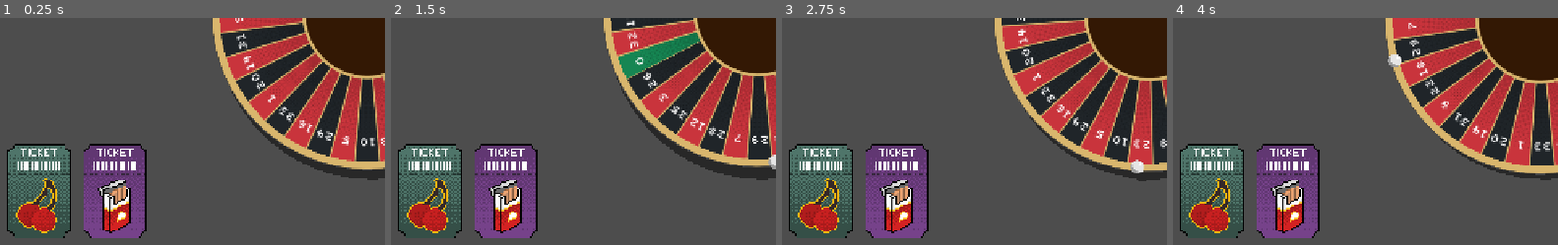
Above: before the commit, frames 1-4 (left to right).
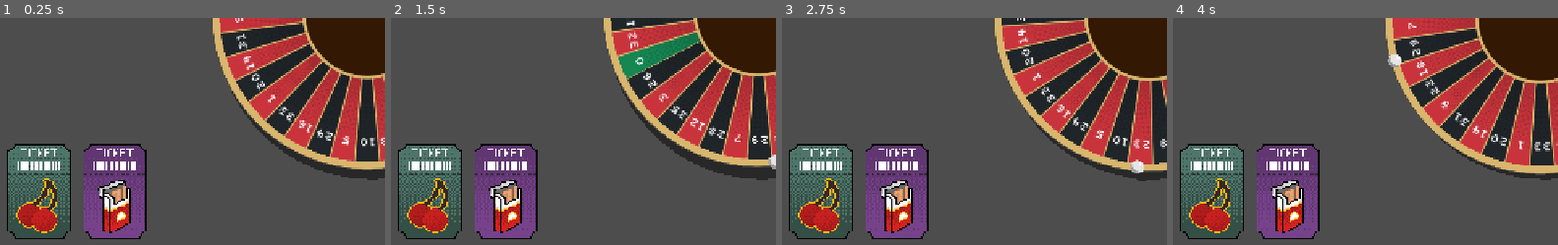
Above: after the commit, the same moments.

Repository: ross-ca/roulette-wheel
Game: Godot game, scene res://scenes/main/main.tscn
Two runs of this game, one before a commit and one after it. Both use one fixed random seed, a clock stepped at 60 frames per second and the inputs below.
Inputs (mouse positions are % of the whole screen's width and height, from its top left):
- Up to frame 1 (0.25 s): no input
- Up to frame 2 (1.5 s): click "Spin" at 0.5 s; click "Spin" at 1.25 s
- Up to frame 3 (2.75 s): click "Spin" at 2 s
- Up to frame 4 (4 s): move the mouse to (71, 45) at 2.77 s; move the mouse to (28, 56) at 3.52 s
The pictures show only the part of the screen within x 1-51%, y 50-100%; the shares and areas given below are measured in that part.

The runs differ from the first frame. In frame 1, 1.5% of the frame differs, in the area x 2-38%, y 56-98%; in frame 2, 1.5%; in frame 3, 1.5%; in frame 4, 1.5%.

Commit message:
feat: add card tilt shader

Diff:
--- /dev/null
+++ b/scenes/card/card.gd
@@ -0,0 +1,50 @@
+extends TextureRect
+## A card that tilts in 3D towards the cursor while hovered, using card_tilt.gdshader.
+## Instance card.tscn and set `texture`; leave scale/position to the parent scene.
+
+## Tilt in degrees when the cursor is at the edge of the card.
+@export_range(0.0, 60.0, 0.5) var max_tilt: float = 6.0
+## How quickly the tilt follows the cursor and relaxes back to flat. Higher is snappier.
+@export var tilt_smoothing: float = 14.0
+
+const _SETTLED_DEGREES := 0.01
+
+var _hovered := false
+var _tilt := Vector2.ZERO # (x_rot, y_rot) in degrees, as passed to the shader
+
+
+func _ready() -> void:
+	mouse_entered.connect(_set_hovered.bind(true))
+	mouse_exited.connect(_set_hovered.bind(false))
+	resized.connect(_update_pivot)
+	_update_pivot()
+	set_process(false)
+
+
+func _process(delta: float) -> void:
+	var target := Vector2.ZERO
+	if _hovered:
+		# Cursor offset from the card centre in -1..1, in the card's own (scaled) space.
+		var half := size / 2.0
+		var offset := ((get_local_mouse_position() - half) / half).clamp(-Vector2.ONE, Vector2.ONE)
+		# Cursor below centre tilts about x, cursor left of centre tilts about y.
+		target = Vector2(offset.y, -offset.x) * max_tilt
+
+	_tilt = _tilt.lerp(target, 1.0 - exp(-tilt_smoothing * delta))
+	if not _hovered and _tilt.length() < _SETTLED_DEGREES:
+		_tilt = Vector2.ZERO
+		set_process(false)
+
+	var tilt_material := material as ShaderMaterial
+	tilt_material.set_shader_parameter("x_rot", _tilt.x)
+	tilt_material.set_shader_parameter("y_rot", _tilt.y)
+
+
+func _set_hovered(hovered: bool) -> void:
+	_hovered = hovered
+	set_process(true)
+
+
+# Scale (e.g. a future hover pop) should happen about the card's centre.
+func _update_pivot() -> void:
+	pivot_offset = size / 2.0
--- /dev/null
+++ b/scenes/card/card.tscn
@@ -0,0 +1,14 @@
+[gd_scene format=3]
+
+[ext_resource type="Shader" path="res://scenes/card/card_tilt.gdshader" id="1_shader"]
+[ext_resource type="Script" path="res://scenes/card/card.gd" id="2_script"]
+
+[sub_resource type="ShaderMaterial" id="ShaderMaterial_card"]
+resource_local_to_scene = true
+shader = ExtResource("1_shader")
+
+[node name="Card" type="TextureRect"]
+texture_filter = 1
+material = SubResource("ShaderMaterial_card")
+mouse_filter = 0
+script = ExtResource("2_script")
--- /dev/null
+++ b/scenes/card/card_tilt.gdshader
@@ -0,0 +1,58 @@
+// "Fakes" a 3D-camera perspective on a CanvasItem, so a flat card can tilt in 3D.
+// Based on the "2D perspective" shader by Hei (https://godotshaders.com/shader/2d-perspective/), MIT licence.
+// Changes: x_rot/y_rot are plain uniforms (each Card has its own material, see card.tscn)
+// instead of instance uniforms, and the redundant PI constant is dropped (built in).
+//
+// The CanvasItem's rect must be the same size as its texture (true for a TextureRect that
+// isn't stretched), because the vertex stage works in texture pixels.
+
+shader_type canvas_item;
+
+// Camera FOV
+uniform float fov : hint_range(1, 179) = 90;
+uniform bool cull_back = true;
+uniform float y_rot : hint_range(-180, 180) = 0.0;
+uniform float x_rot : hint_range(-180, 180) = 0.0;
+// At 0, the image retains its size when unrotated.
+// At 1, the image is resized so that it can do a full
+// rotation without clipping inside its rect.
+uniform float inset : hint_range(0, 1) = 0.0;
+
+varying flat vec2 o;
+varying vec3 p;
+
+// Creates rotation matrix
+void vertex() {
+	float sin_b = sin(y_rot / 180.0 * PI);
+	float cos_b = cos(y_rot / 180.0 * PI);
+	float sin_c = sin(x_rot / 180.0 * PI);
+	float cos_c = cos(x_rot / 180.0 * PI);
+
+	mat3 inv_rot_mat;
+	inv_rot_mat[0][0] = cos_b;
+	inv_rot_mat[0][1] = 0.0;
+	inv_rot_mat[0][2] = -sin_b;
+
+	inv_rot_mat[1][0] = sin_b * sin_c;
+	inv_rot_mat[1][1] = cos_c;
+	inv_rot_mat[1][2] = cos_b * sin_c;
+
+	inv_rot_mat[2][0] = sin_b * cos_c;
+	inv_rot_mat[2][1] = -sin_c;
+	inv_rot_mat[2][2] = cos_b * cos_c;
+
+	float t = tan(fov / 360.0 * PI);
+	p = inv_rot_mat * vec3((UV - 0.5), 0.5 / t);
+	float v = (0.5 / t) + 0.5;
+	p.xy *= v * inv_rot_mat[2].z;
+	o = v * inv_rot_mat[2].xy;
+
+	VERTEX += (UV - 0.5) / TEXTURE_PIXEL_SIZE * t * (1.0 - inset);
+}
+
+void fragment() {
+	if (cull_back && p.z <= 0.0) discard;
+	vec2 uv = (p.xy / p.z).xy - o;
+	COLOR = texture(TEXTURE, uv + 0.5);
+	COLOR.a *= step(max(abs(uv.x), abs(uv.y)), 0.5);
+}
--- a/scenes/main/main.tscn
+++ b/scenes/main/main.tscn
@@ -4,8 +4,10 @@
 [ext_resource type="PackedScene" uid="uid://chkvs2klsp6me" path="res://scenes/wheel/roulette_wheel.tscn" id="1_ig7tw"]
 [ext_resource type="Shader" uid="uid://bhnaj174ofi68" path="res://scenes/wheel/wheelShader.gdshader" id="2_0xm2m"]
 [ext_resource type="PackedScene" uid="uid://dfblr6s3i4487" path="res://scenes/hud/hud.tscn" id="2_1bvp3"]
+[ext_resource type="PackedScene" path="res://scenes/card/card.tscn" id="4_card"]
 [ext_resource type="Texture2D" uid="uid://dq17wxeoh38it" path="res://assets/textures/cherry.png" id="5_lquwl"]
 [ext_resource type="Texture2D" uid="uid://cyohheps83tey" path="res://assets/textures/cigarettes.png" id="6_7mycd"]
+[ext_resource type="Shader" uid="uid://dexl7k0sofn0k" path="res://scenes/card/card_tilt.gdshader" id="6_yyfjg"]
 
 [sub_resource type="ShaderMaterial" id="ShaderMaterial_h2yge"]
 shader = ExtResource("2_0xm2m")
@@ -17,6 +19,24 @@
 
 [sub_resource type="ViewportTexture" id="ViewportTexture_g4v7s"]
 viewport_path = NodePath("SubViewport")
+
+[sub_resource type="ShaderMaterial" id="ShaderMaterial_b1x3f"]
+resource_local_to_scene = true
+shader = ExtResource("6_yyfjg")
+shader_parameter/fov = 90.0
+shader_parameter/cull_back = true
+shader_parameter/y_rot = 0.0
+shader_parameter/x_rot = 0.0
+shader_parameter/inset = 0.0
+
+[sub_resource type="ShaderMaterial" id="ShaderMaterial_a8run"]
+resource_local_to_scene = true
+shader = ExtResource("6_yyfjg")
+shader_parameter/fov = 90.0
+shader_parameter/cull_back = true
+shader_parameter/y_rot = 0.0
+shader_parameter/x_rot = 0.0
+shader_parameter/inset = 0.0
 
 [node name="Main" type="Node2D" unique_id=862141720]
 script = ExtResource("1_h2yge")
@@ -35,15 +55,22 @@
 material = SubResource("ShaderMaterial_h2yge")
 texture = SubResource("ViewportTexture_g4v7s")
 
-[node name="Sprite2D" type="Sprite2D" parent="." unique_id=157658307]
-texture_filter = 1
-position = Vector2(106.25, 680.125)
+[node name="CherryCard" parent="." unique_id=157658307 instance=ExtResource("4_card")]
+material = SubResource("ShaderMaterial_b1x3f")
+offset_left = 82.25
+offset_top = 644.125
+offset_right = 130.25
+offset_bottom = 716.125
 scale = Vector2(2.15625, 2.15625)
 texture = ExtResource("5_lquwl")
+max_tilt = 6.0
 
-[node name="Sprite2D2" type="Sprite2D" parent="." unique_id=1666864703]
-texture_filter = 1
-position = Vector2(230, 680.125)
+[node name="CigarettesCard" parent="." unique_id=1666864703 instance=ExtResource("4_card")]
+material = SubResource("ShaderMaterial_a8run")
+offset_left = 206.0
+offset_top = 644.125
+offset_right = 254.0
+offset_bottom = 716.125
 scale = Vector2(2.15625, 2.15625)
 texture = ExtResource("6_7mycd")
 
Not shown, added: export_presets.cfg
Not shown, added: scenes/card/card.gd.uid
Not shown, added: scenes/card/card_tilt.gdshader.uid
